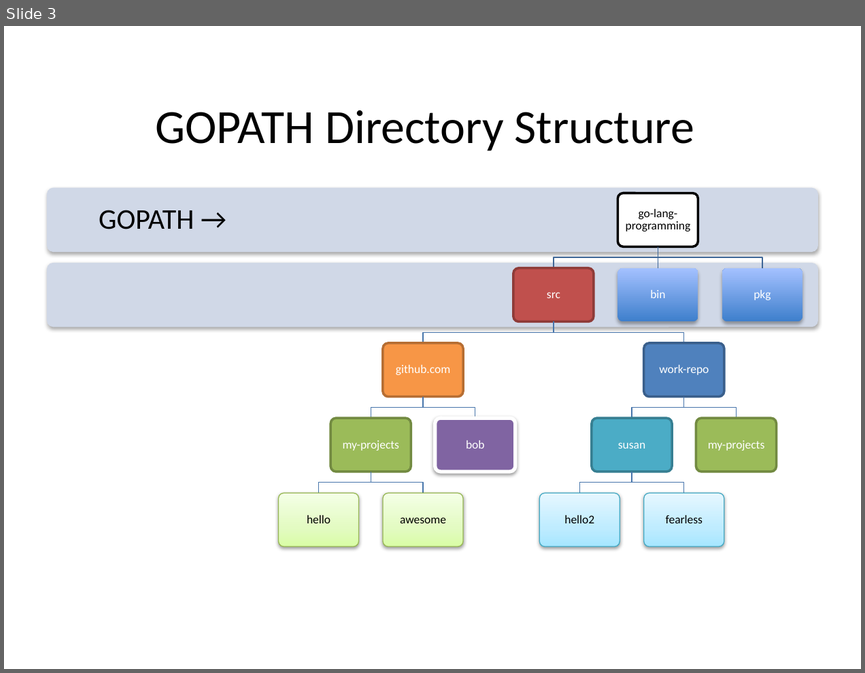
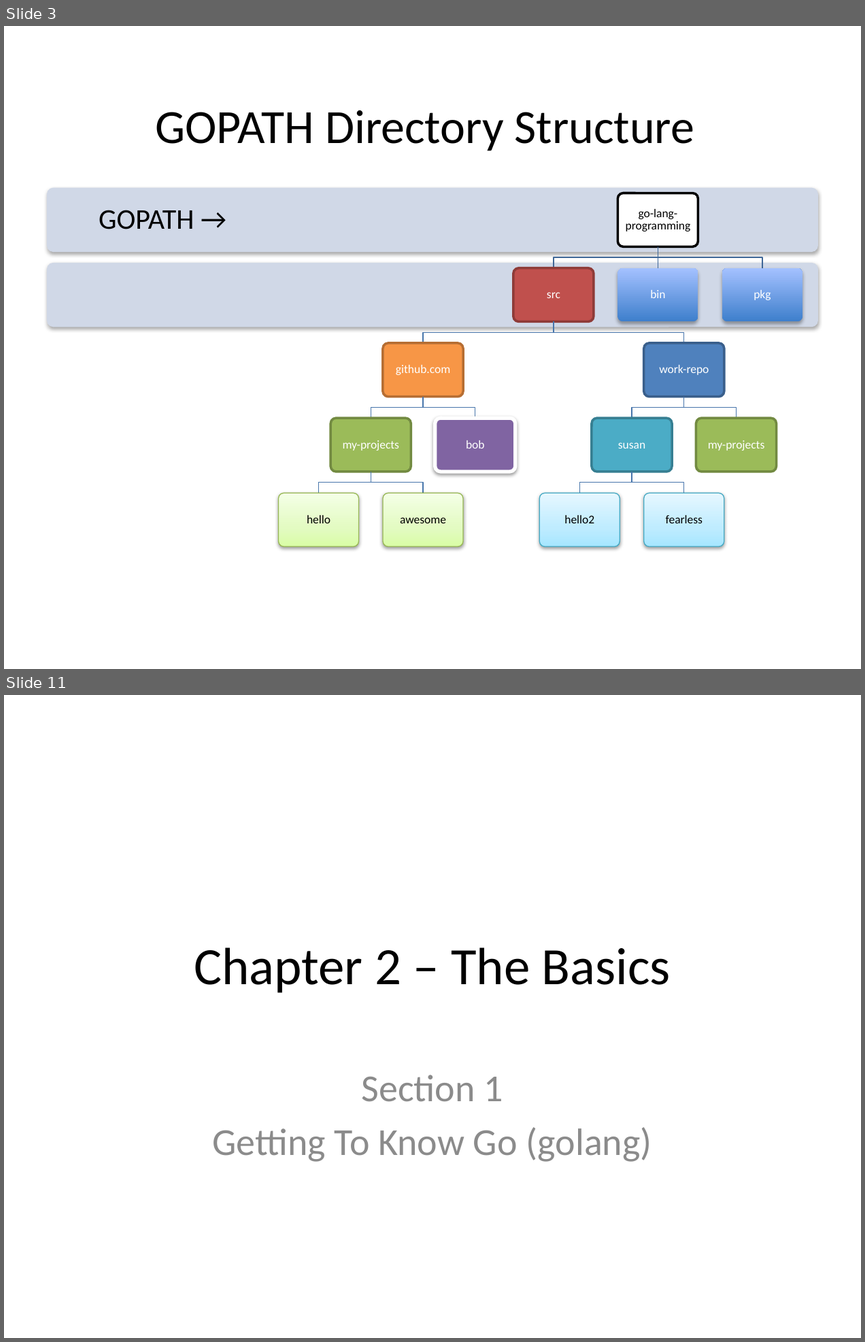
Before and after one commit to xiliax/go-lang-programming, a slide deck: doc/Go-Lang-Programming.pptx. Shown one above the other, each under a label of ours: slide 3 before the commit, slides 3 and 11 after it; the slides between them are not shown. The pictures are 865x673 and 865x1342 pixels, drawn with LibreOffice and Linux fonts; fonts in the diff are those of the drawing. Boxes give left, top, right and bottom in pixels: in the first picture for what was removed or moved away, otherwise in the second. Text is boxed around its words. In the diff, an @@ line names an element or a change of style, - is before the commit and + after.

Commit message:
c02s01 - Getting To Know Go (golang) - Updated docs, slides, and code sample.

```diff
--- a/doc/Go-Lang-Programming.pptx
+++ b/doc/Go-Lang-Programming.pptx
@@ slide 11 added at (4,695,861,1338), background #FFFFFF @@
@@ title added at (194,947,670,993), 44 pt, text #000000 @@
+Chapter 2 – The Basics
@@ subtitle added at (213,1074,651,1161), 32 pt, text #8C8C8C @@
+Section 1
+Getting To Know Go (golang)
```
Also in this commit, not shown: 1 slide changed, 17 other slides added, 24 other files.
